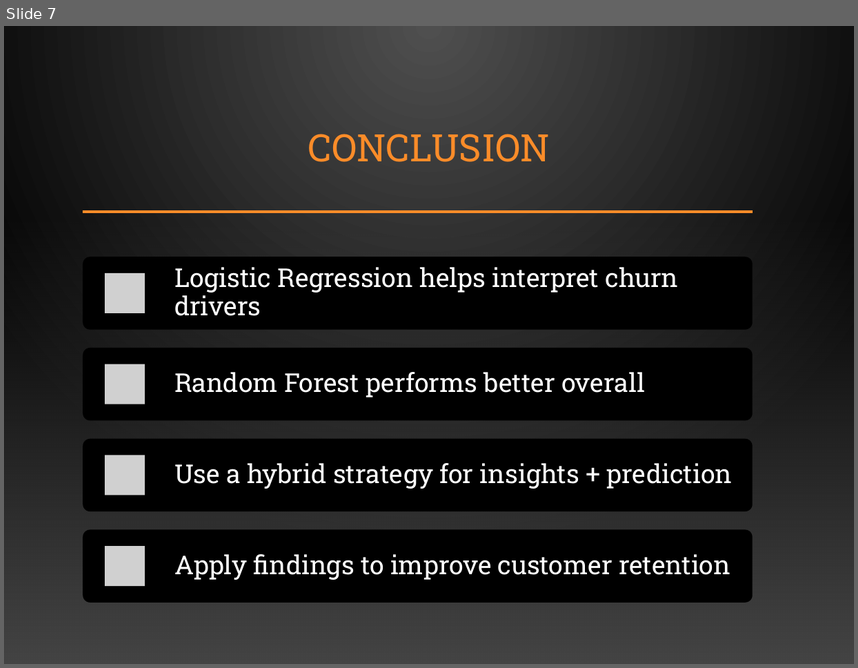
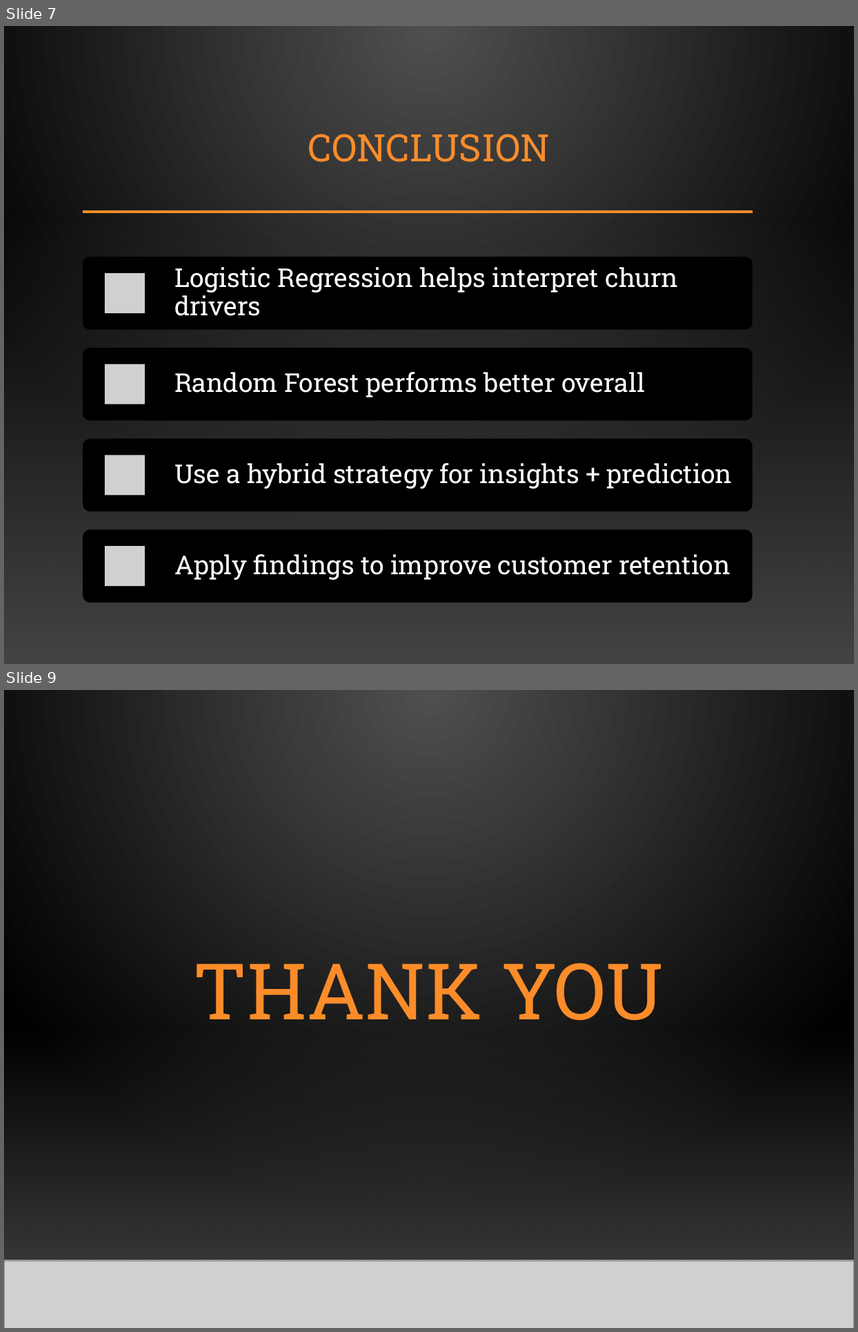
Before and after one commit to Hyder-Ali/telecom_churn_prediction, a slide deck: Customer_Churn_Prediction_Report.pptx. Shown one above the other, each under a label of ours: slide 7 before the commit, slides 7 and 9 after it; the slides between them are not shown. The pictures are 858x668 and 858x1332 pixels, drawn with LibreOffice and Linux fonts; fonts in the diff are those of the drawing; grey boxes stand for pictures; background and template pictures are left out. Boxes give left, top, right and bottom in pixels: in the first picture for what was removed or moved away, otherwise in the second. Text is boxed around its words. In the diff, an @@ line names an element or a change of style, - is before the commit and + after.

```diff
--- a/Customer_Churn_Prediction_Report.pptx
+++ b/Customer_Churn_Prediction_Report.pptx
@@ slide 9 added at (x1=4, y1=690, x2=854, y2=1328), background picture (left out); not listed: 2 template elements that a slide beside it also shows @@
@@ rectangle added at (x1=4, y1=690, x2=854, y2=1328), fill gradient #505050 to #000000 @@
@@ title added at (x1=194, y1=963, x2=664, y2=1020), 66 pt, text #FB8C29 @@
+THANK YOU
@@ rectangle added at (x1=4, y1=1027, x2=854, y2=1259), fill gradient #454545 @@
@@ rectangle added at (x1=4, y1=1027, x2=854, y2=1259), fill gradient #454545 @@
@@ line added from (4, 1261) to (854, 1261), #000001 1 pt @@
@@ picture added at (x1=4, y1=1259, x2=854, y2=1328) @@
@@ line added from (4, 1261) to (854, 1261), #000001 1 pt @@
```
Also in this commit, not shown: 1 other slide added.
